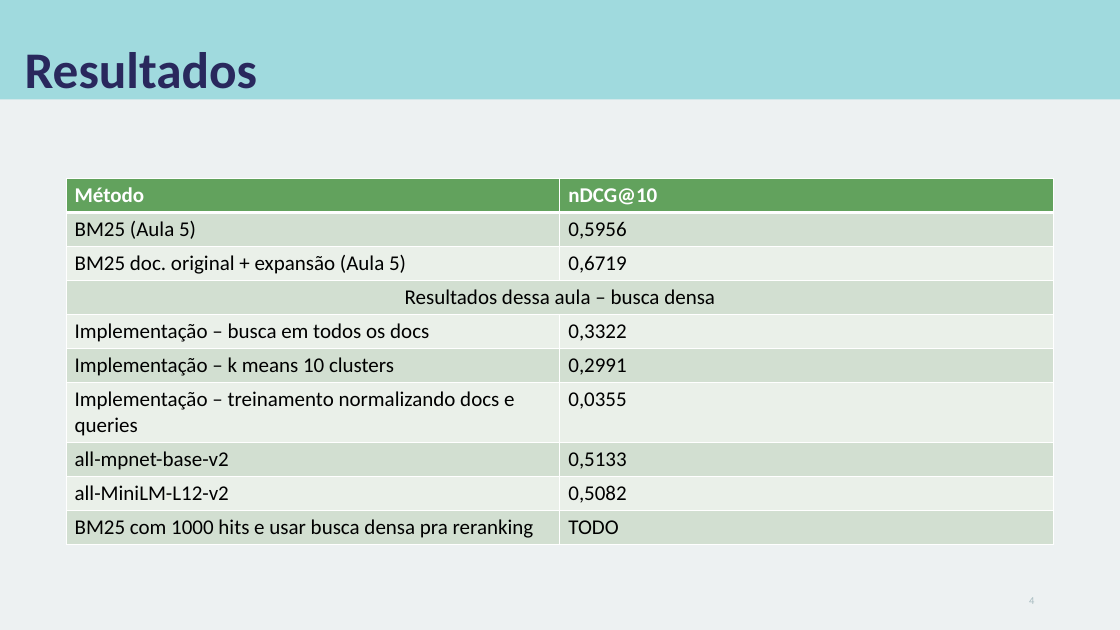
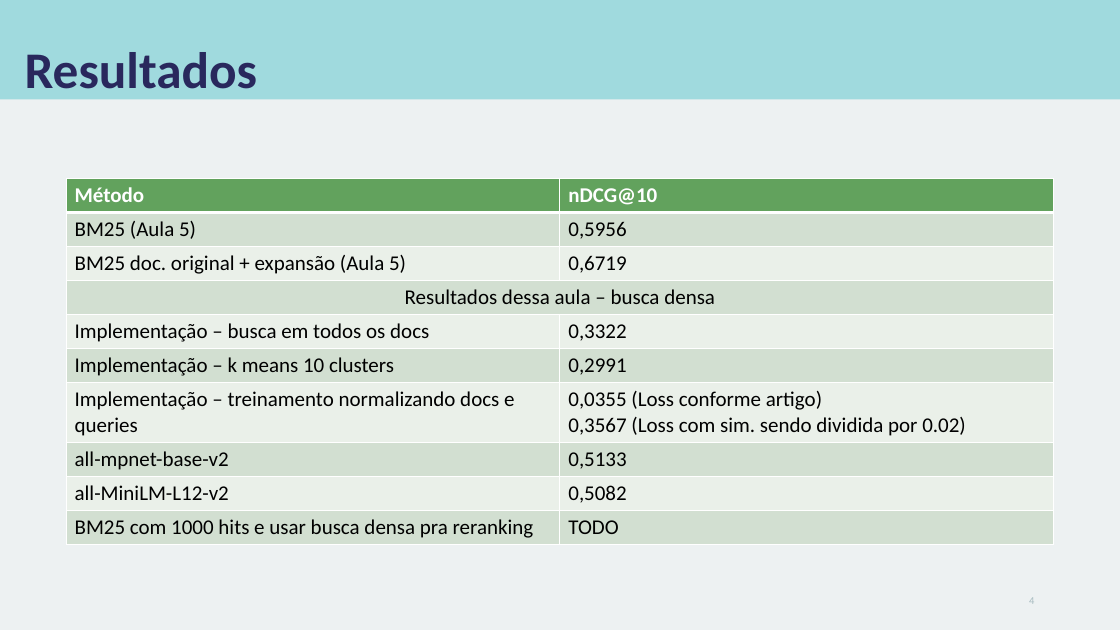
Before and after one commit to carisio/IA368-DD_deep_learning_busca, a slide deck: slide 4 of 6 - busca densa/notebook/apresentacao_notebook_dense_retriever.pptx. Drawn at 1120x630 pixels with LibreOffice and Linux fonts; fonts in the diff are those of the drawing. Boxes give left, top, right and bottom in pixels: in the first picture for what was removed or moved away, otherwise in the second. Text is boxed around its words. In the diff, an @@ line names an element or a change of style, - is before the commit and + after.

```diff
--- a/6 - busca densa/notebook/apresentacao_notebook_dense_retriever.pptx
+++ b/6 - busca densa/notebook/apresentacao_notebook_dense_retriever.pptx
@@ table at <box>66,178,1054,544</box> @@
-row 7, column 2: 0,0355
+row 7, column 2: 0,0355 (Loss conforme artigo) / 0,3567 (Loss com sim. sendo dividida por 0.02)
```
Also in this commit, not shown: 2 other slides changed, 3 other files.
